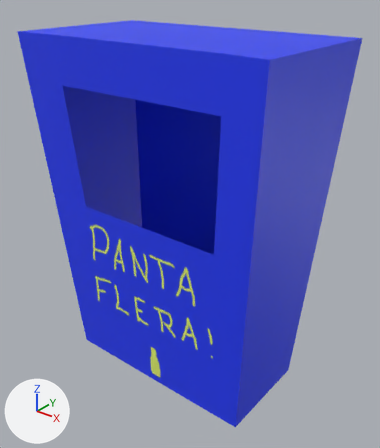
One commit to the Blender file Assets/Models/HelenModels/soptunna.blend: the scene before it, then after it.
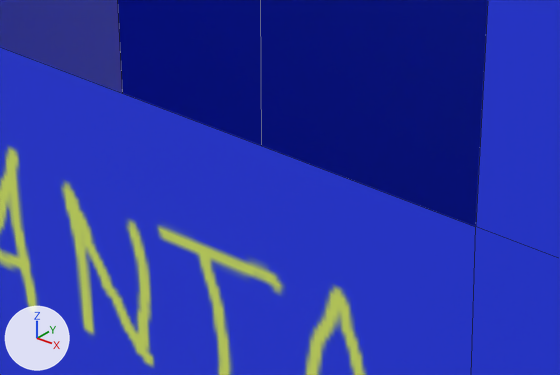
Old and new are each drawn whole from a 50 mm lens placed at (3.97, -5.06, 4.86), pointed at (-0.1, 0.03, 1.7) and again close up on the part from 31% to 61% of the width and 47% to 64% of the height. Arrows for +X, +Y and +Z are at lower left; the lights stay in place. The close-ups show mesh edges as thin lines.
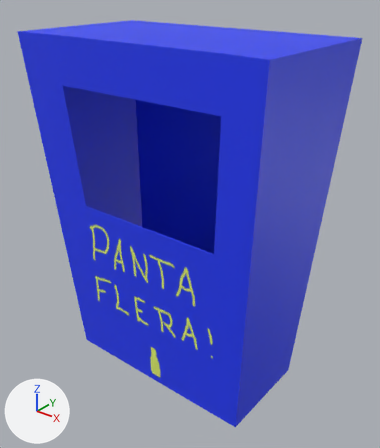
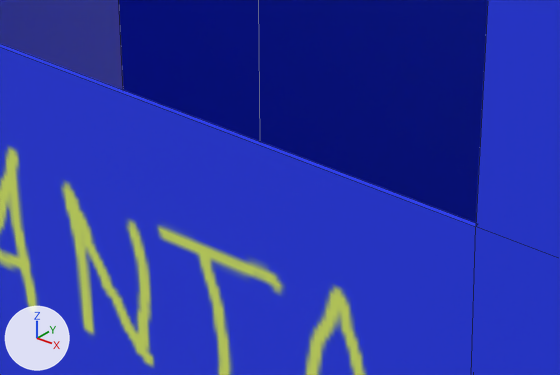
Boxes (x1, y1, x2, y2) around the edits, measured in the close-ups (560 x 375 px):
```json
{"object": "Cube", "change": "modifiers changed", "before": [0, 0, 560, 375], "after": [0, 0, 560, 375]}
```

The change, as JSON lines over the scene's bpy script:
```json
{"op": "add", "block": "ob_cube", "code": "_m = ob_cube.modifiers.new('Solidify', 'SOLIDIFY')"}
```
